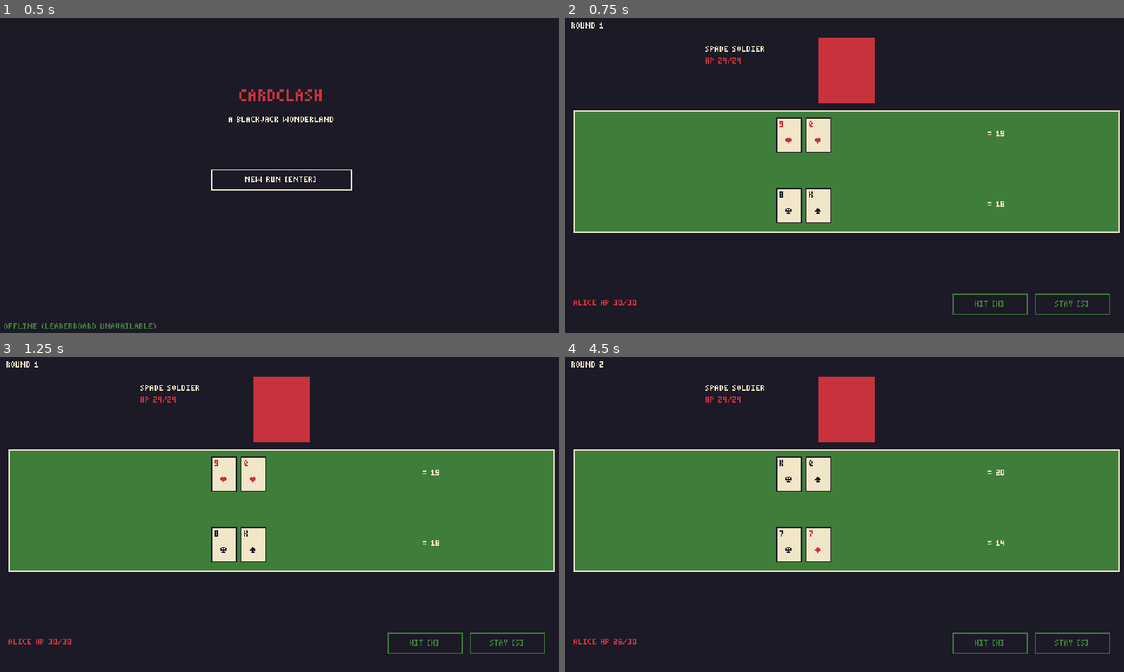
Above: before the commit, frames 1-4 (two rows, left to right).
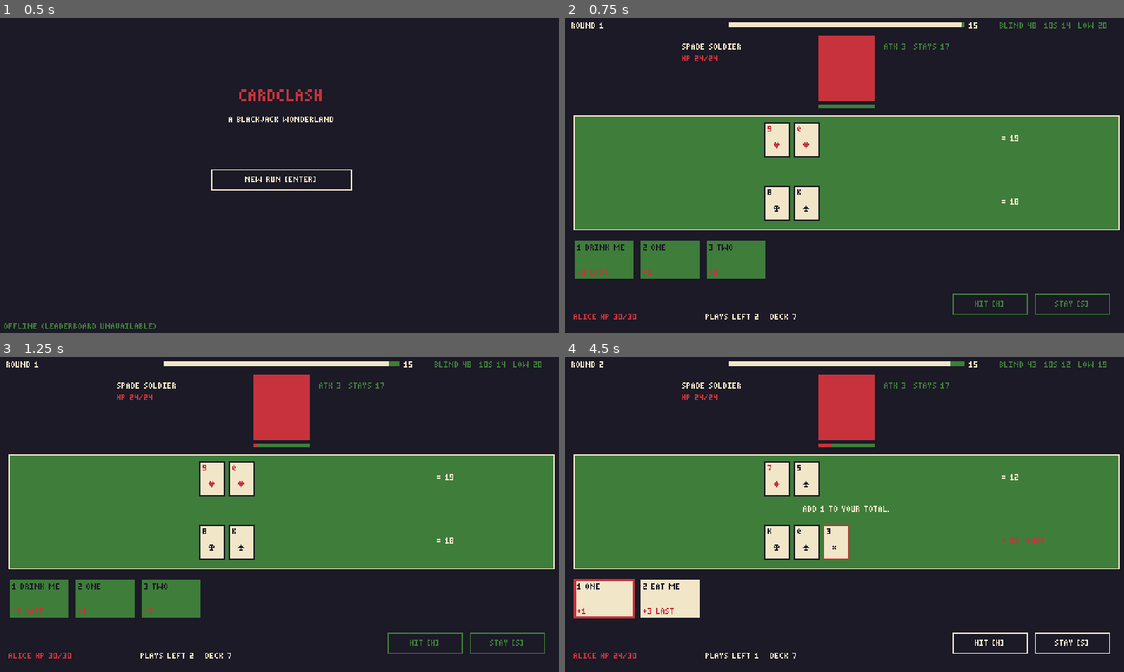
Above: after the commit, the same moments.

Repository: Arvin-17/CardClash
Game: Godot game, scene res://scenes/main_menu.tscn
Same seed, same stepped clock (60 frames per second), same inputs: the game is played once before the commit and once after it.
Inputs (mouse positions are in pixels of both pictures, inside the frame that each line leads up to):
- Up to frame 1 (0.5 s): no input
- Up to frame 2 (0.75 s): click "NEW RUN [ENTER]" at 0.5 s
- Up to frame 3 (1.25 s): no input
- Up to frame 4 (4.5 s): tap Enter at 1.25, 3.5 s; move the mouse to (973, 498) at 1.27 s; tap 1 at 1.35 s; tap Space at 1.52, 2.75, 3.02 s; tap 2 at 1.55, 2.85 s; click (989, 643) at 2 s, where only the run after the commit has a clickable "HIT [H]"; move the mouse to (732, 530) at 2.77 s; hold S 2.78-3.53 s; tap 3 at 3.05, 3.6 s; move the mouse to (900, 445) at 3.52 s; tap 4 at 3.8 s; click (604, 599) at 4.25 s, where only the run after the commit has a clickable "1 ONE"

Frame 1 is identical in both runs. In frame 2, 10% of the frame differs, in the area x 1-100%, y 1-96%; in frame 3, 10%; in frame 4, 10%.

Commit message:
feat(ui): hand, timer bar, intent bar and card counting on the battle table
Clickable hand cards (1-5 keys) grey out when unplayable, the intent bar telegraphs surprise attacks, Teacup shows the next card, and the top bar counts unseen 10s and low cards in the blind deck.

Diff:
--- a/game/scripts/ui/battle_ui.gd
+++ b/game/scripts/ui/battle_ui.gd
@@ -6,26 +6,44 @@
 
 var _enemy_row: HBoxContainer
 var _player_row: HBoxContainer
+var _hand_row: HBoxContainer
 var _enemy_total: Label
 var _player_total: Label
 var _enemy_name: Label
 var _enemy_hp: Label
+var _enemy_attack: Label
 var _player_hp: Label
 var _round: Label
 var _message: Label
+var _plays: Label
+var _peek: Label
+var _counts: Label
+var _timer_bar: ColorRect
+var _timer_label: Label
+var _intent_bar: ColorRect
 var _hit: Button
 var _stay: Button
 var _overlay: Panel
 var _overlay_title: Label
 var _overlay_button: Button
 
+const TIMER_W := 200.0
+const INTENT_W := 48.0
+
 
 func _ready() -> void:
 	_build()
 	Events.round_started.connect(_on_round_started)
 	Events.card_dealt.connect(func(_who: String, _card: Card) -> void: _refresh())
+	Events.card_removed.connect(func(_who: String, _card: Card) -> void: _refresh())
 	Events.total_changed.connect(func(_who: String, _total: int) -> void: _refresh())
+	Events.hand_changed.connect(_refresh)
 	Events.hp_changed.connect(_on_hp_changed)
+	Events.timer_changed.connect(_on_timer_changed)
+	Events.intent_changed.connect(_on_intent_changed)
+	Events.peeked.connect(_on_peeked)
+	Events.surprise_attack.connect(_on_surprise)
+	Events.surprise_blocked.connect(func(_id: String, kind: String) -> void: _flash("BLOCKED %s!" % kind.to_upper().replace("_", " ")))
 	Events.round_resolved.connect(_on_round_resolved)
 	Events.message.connect(func(text: String) -> void: _message.text = text)
 	Events.battle_won.connect(func(_id: String) -> void: _show_end(true))
@@ -39,47 +57,77 @@
 	add_child(bg)
 	var felt := Panel.new()
 	felt.add_theme_stylebox_override("panel", Palette.box(Palette.GREEN, Palette.CREAM))
-	felt.position = Vector2(8, 80)
-	felt.size = Vector2(464, 104)
+	felt.position = Vector2(8, 84)
+	felt.size = Vector2(464, 98)
 	add_child(felt)
 
-	# Enemy across the table (placeholder portrait until the designer's sprite lands).
+	# Top bar: round, timer, blind deck.
+	_round = _label(Vector2(6, 4), "ROUND 1", Palette.CREAM)
+	var timer_bg := ColorRect.new()
+	timer_bg.color = Palette.GREEN
+	timer_bg.position = Vector2(140, 5)
+	timer_bg.size = Vector2(TIMER_W, 4)
+	add_child(timer_bg)
+	_timer_bar = ColorRect.new()
+	_timer_bar.color = Palette.CREAM
+	_timer_bar.position = timer_bg.position
+	_timer_bar.size = timer_bg.size
+	add_child(_timer_bar)
+	_timer_label = _label(Vector2(344, 4), "15", Palette.CREAM)
+	_counts = _label(Vector2(370, 4), "", Palette.GREEN)
+
+	# The enemy across the table (placeholder portrait until the designer's sprite lands).
 	var portrait := ColorRect.new()
 	portrait.color = Palette.RED
-	portrait.position = Vector2(216, 18)
+	portrait.position = Vector2(216, 16)
 	portrait.size = Vector2(48, 56)
 	add_child(portrait)
-	_enemy_name = _label(Vector2(120, 24), "", Palette.CREAM)
-	_enemy_hp = _label(Vector2(120, 34), "", Palette.RED)
-
-	_round = _label(Vector2(6, 4), "ROUND 1", Palette.CREAM)
-	_enemy_row = _row(Vector2(180, 86))
-	_enemy_total = _label(Vector2(360, 96), "", Palette.CREAM)
-	_message = _label(Vector2(0, 126), "", Palette.CREAM)
+	var intent_bg := ColorRect.new()
+	intent_bg.color = Palette.GREEN
+	intent_bg.position = Vector2(216, 75)
+	intent_bg.size = Vector2(INTENT_W, 3)
+	add_child(intent_bg)
+	_intent_bar = ColorRect.new()
+	_intent_bar.color = Palette.RED
+	_intent_bar.position = intent_bg.position
+	_intent_bar.size = Vector2(0, 3)
+	add_child(_intent_bar)
+	_enemy_name = _label(Vector2(100, 22), "", Palette.CREAM)
+	_enemy_hp = _label(Vector2(100, 32), "", Palette.RED)
+	_enemy_attack = _label(Vector2(272, 22), "", Palette.GREEN)
+
+	_enemy_row = _row(Vector2(170, 90))
+	_enemy_total = _label(Vector2(372, 100), "", Palette.CREAM)
+	_message = _label(Vector2(0, 127), "", Palette.CREAM)
 	_message.size = Vector2(480, 8)
 	_message.horizontal_alignment = HORIZONTAL_ALIGNMENT_CENTER
-	_player_row = _row(Vector2(180, 146))
-	_player_total = _label(Vector2(360, 156), "", Palette.CREAM)
-	_player_hp = _label(Vector2(8, 240), "", Palette.RED)
-
+	_player_row = _row(Vector2(170, 144))
+	_player_total = _label(Vector2(372, 154), "", Palette.CREAM)
+	_peek = _label(Vector2(16, 154), "", Palette.CREAM)
+
+	# Alice's hand and actions.
+	_hand_row = _row(Vector2(8, 190))
+	_hand_row.add_theme_constant_override("separation", 4)
+	_player_hp = _label(Vector2(8, 252), "", Palette.RED)
+	_plays = _label(Vector2(120, 252), "", Palette.CREAM)
 	_hit = _button(Vector2(330, 236), "HIT [H]", controller.hit)
 	_stay = _button(Vector2(400, 236), "STAY [S]", controller.stay)
 
 	_overlay = Panel.new()
 	_overlay.add_theme_stylebox_override("panel", Palette.box(Palette.BLACK, Palette.CREAM))
-	_overlay.position = Vector2(140, 90)
-	_overlay.size = Vector2(200, 80)
+	_overlay.position = Vector2(120, 86)
+	_overlay.size = Vector2(240, 80)
 	_overlay.visible = false
 	add_child(_overlay)
 	_overlay_title = Palette.label("", Palette.CREAM, true)
 	_overlay_title.position = Vector2(0, 14)
-	_overlay_title.size = Vector2(200, 16)
+	_overlay_title.size = Vector2(240, 16)
 	_overlay_title.horizontal_alignment = HORIZONTAL_ALIGNMENT_CENTER
 	_overlay.add_child(_overlay_title)
 	_overlay_button = Button.new()
-	_overlay_button.text = "CONTINUE"
-	_overlay_button.position = Vector2(60, 50)
-	_overlay_button.size = Vector2(80, 16)
+	_overlay_button.text = "CONTINUE [ENTER]"
+	_overlay_button.position = Vector2(64, 50)
+	_overlay_button.size = Vector2(112, 16)
 	_overlay_button.pressed.connect(_on_continue)
 	_overlay.add_child(_overlay_button)
 
@@ -123,6 +171,8 @@
 			controller.hit()
 		KEY_S:
 			controller.stay()
+		KEY_1, KEY_2, KEY_3, KEY_4, KEY_5:
+			controller.play(key.keycode - KEY_1)
 		KEY_ENTER, KEY_SPACE:
 			if _overlay.visible:
 				_on_continue()
@@ -131,6 +181,7 @@
 func _on_round_started(n: int) -> void:
 	_round.text = "ROUND %d" % n
 	_message.text = ""
+	_peek.text = ""
 	_refresh()
 
 
@@ -141,13 +192,33 @@
 	_fill(_enemy_row, b.enemy.table)
 	_fill(_player_row, b.player.table)
 	_enemy_name.text = b.enemy.display_name.to_upper()
+	_enemy_attack.text = "ATK %d  STAYS %d" % [b.enemy.base_attack, b.enemy_stay_at]
 	_enemy_total.text = "= %d" % b.enemy.total(b.target)
 	var pt := b.player.total(b.target)
 	_player_total.text = "= %d%s" % [pt, "  BUST" if pt > b.target else ""]
 	_player_total.add_theme_color_override("font_color", Palette.RED if pt > b.target else Palette.CREAM)
+	_plays.text = "PLAYS LEFT %d   DECK %d" % [b.plays_left, b.player_deck.count() if b.player_deck else 0]
+	_counts.text = _count_text(b.hit_deck)
 	var can_act := controller.state == BattleController.State.ROUND_ACTIVE and not b.player.stayed
 	_hit.disabled = not can_act
 	_stay.disabled = not can_act
+	for child in _hand_row.get_children():
+		child.queue_free()
+	for i in b.hand.size():
+		var v := HandCardView.new()
+		v.show_card(b.hand[i], i, can_act and b.can_play(i))
+		v.pressed.connect(controller.play.bind(i, {}))
+		v.mouse_entered.connect(func() -> void: _message.text = v.tooltip_text)
+		_hand_row.add_child(v)
+
+
+## Card counting: how many 10-value and low cards are still unseen in the blind deck.
+func _count_text(deck: HitDeck) -> String:
+	var counts := deck.remaining_by_value()
+	var low := 0
+	for v in range(2, 7):
+		low += int(counts.get(v, 0))
+	return "BLIND %d  10S %d  LOW %d" % [deck.remaining(), int(counts.get(10, 0)), low]
 
 
 func _fill(row: HBoxContainer, cards: Array[Card]) -> void:
@@ -164,6 +235,33 @@
 		_player_hp.text = "ALICE HP %d/%d" % [hp, max_hp]
 	else:
 		_enemy_hp.text = "HP %d/%d" % [hp, max_hp]
+
+
+func _on_timer_changed(seconds_left: float) -> void:
+	var total := float(GameData.rule("round.seconds", 15))
+	_timer_bar.size.x = roundf(TIMER_W * clampf(seconds_left / total, 0.0, 1.0))
+	_timer_label.text = str(ceili(seconds_left))
+
+
+func _on_intent_changed(_enemy_id: String, percent: float) -> void:
+	_intent_bar.size.x = roundf(INTENT_W * percent)
+
+
+func _on_peeked(card: Card) -> void:
+	if card:
+		_peek.text = "NEXT: %s%s" % [card.face(), Palette.SUIT_GLYPH.get(card.suit, "")]
+
+
+func _on_surprise(_enemy_id: String, kind: String) -> void:
+	_flash(kind.to_upper().replace("_", " ") + "!")
+
+
+func _flash(text: String) -> void:
+	if _message.text.is_empty():
+		_message.text = text
+	var tween := create_tween()
+	_message.modulate = Palette.RED
+	tween.tween_property(_message, "modulate", Color.WHITE, 0.6)
 
 
 func _on_round_resolved(r: Dictionary) -> void:
--- /dev/null
+++ b/game/scripts/ui/hand_card_view.gd
@@ -0,0 +1,63 @@
+class_name HandCardView
+extends Button
+## A built-deck card in Alice's hand. Placeholder art: a cream card with the card's
+## name, plus its value or a short effect line. Greyed out when it can't be played.
+
+const CARD_SIZE := Vector2(52, 34)
+
+var card: Card
+var index: int = -1
+var _name: Label
+var _detail: Label
+
+
+func _init() -> void:
+	custom_minimum_size = CARD_SIZE
+	size = CARD_SIZE
+	focus_mode = Control.FOCUS_NONE
+	_name = Label.new()
+	_name.position = Vector2(3, 3)
+	_name.size = Vector2(CARD_SIZE.x - 6, 16)
+	_name.autowrap_mode = TextServer.AUTOWRAP_WORD
+	_name.mouse_filter = Control.MOUSE_FILTER_IGNORE
+	add_child(_name)
+	_detail = Label.new()
+	_detail.position = Vector2(3, CARD_SIZE.y - 10)
+	_detail.mouse_filter = Control.MOUSE_FILTER_IGNORE
+	add_child(_detail)
+
+
+func show_card(c: Card, i: int, playable: bool) -> void:
+	card = c
+	index = i
+	disabled = not playable
+	var rare := str(c.def.get("rarity", "")) == "rare"
+	add_theme_stylebox_override("normal", Palette.box(Palette.CREAM, Palette.RED if rare else Palette.BLACK))
+	add_theme_stylebox_override("hover", Palette.box(Palette.CREAM, Palette.RED, 2))
+	add_theme_stylebox_override("pressed", Palette.box(Palette.RED, Palette.BLACK))
+	add_theme_stylebox_override("disabled", Palette.box(Palette.GREEN, Palette.BLACK))
+	_name.text = "%d %s" % [i + 1, c.display_name().to_upper()]
+	_name.add_theme_color_override("font_color", Palette.BLACK)
+	if c.is_number():
+		_detail.text = "+%d" % c.value()
+	else:
+		_detail.text = _short(c)
+	_detail.add_theme_color_override("font_color", Palette.RED)
+	tooltip_text = str(c.def.get("text", ""))
+
+
+static func _short(c: Card) -> String:
+	var params: Dictionary = c.def.get("params", {})
+	match c.effect_name():
+		"modify_value":
+			var amount := int(params.get("amount", 0))
+			if bool(params.get("either_sign", false)):
+				return "+/-%d ANY" % amount
+			return "%+d LAST" % amount
+		"peek":
+			return "PEEK"
+		"freeze_timer":
+			return "STOP %dS" % int(params.get("seconds", 5))
+		"redraw":
+			return "REDRAW"
+	return c.effect_name().to_upper().replace("_", " ")
